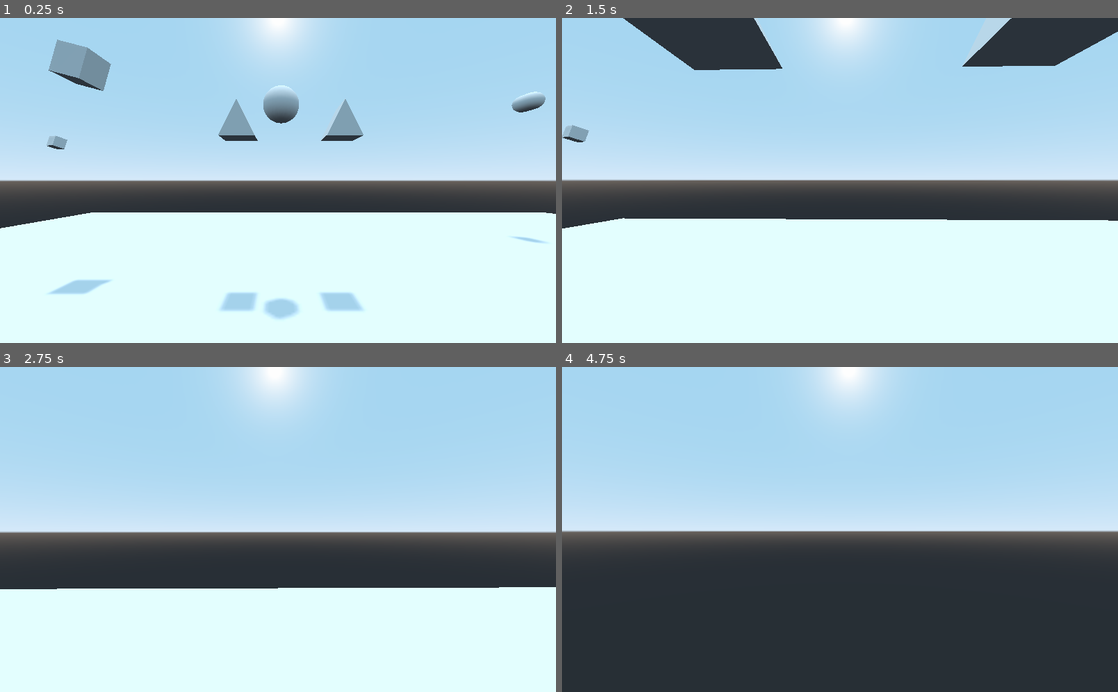
Above: before the commit, frames 1-4 (two rows, left to right).
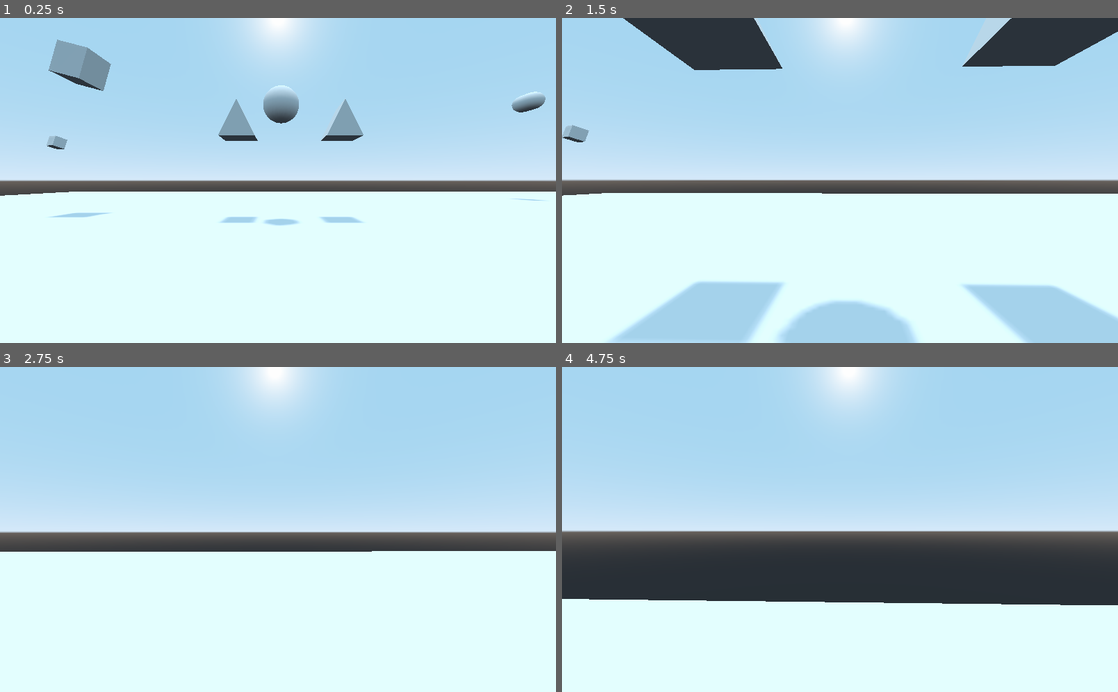
Above: after the commit, the same moments.

Repository: miguel-respaldo/p2022-rv
Game: Godot game, scene res://nivel.tscn
Same seed, same stepped clock (60 frames per second), same inputs: the game is played once before the commit and once after it.
Inputs (mouse positions are in pixels of both pictures, inside the frame that each line leads up to):
- Up to frame 1 (0.25 s): no input
- Up to frame 2 (1.5 s): tap Enter at 0.5 s; move the mouse to (867, 180) at 0.52 s; hold Up (ui_up) from 0.53 s (still down); move the mouse to (812, 180) at 1.27 s
- Up to frame 3 (2.75 s): keep holding Up (ui_up); move the mouse to (289, 523) at 2.02 s
- Up to frame 4 (4.75 s): keep holding Up (ui_up); tap Space at 2.75 s; move the mouse to (834, 536) at 2.77 s; move the mouse to (878, 532) at 3.52 s; move the mouse to (795, 526) at 4.27 s

The runs differ from the first frame. In frame 1, 8.5% of the frame differs, in the area x 0-100%, y 53-93%; in frame 2, 18%; in frame 3, 11%; in frame 4, 28%, in the area x 0-100%, y 71-100%.

Commit message:
fix plataforma

Diff:
--- a/0305/camara-en-primera-persona/nivel.tscn
+++ b/0305/camara-en-primera-persona/nivel.tscn
@@ -20,7 +20,7 @@
 shadow_enabled = true
 
 [node name="StaticBody" parent="." instance=ExtResource( 1 )]
-transform = Transform( 50, 0, 0, 0, 0.1, 0, 0, 0, 50, 8.85506, -4.78325, -1.85993 )
+transform = Transform( 50, 0, 0, 0, 0.1, 0, 0, 0, 50, 8, 0, 0 )
 
 [node name="Cubos" type="Spatial" parent="."]
 
